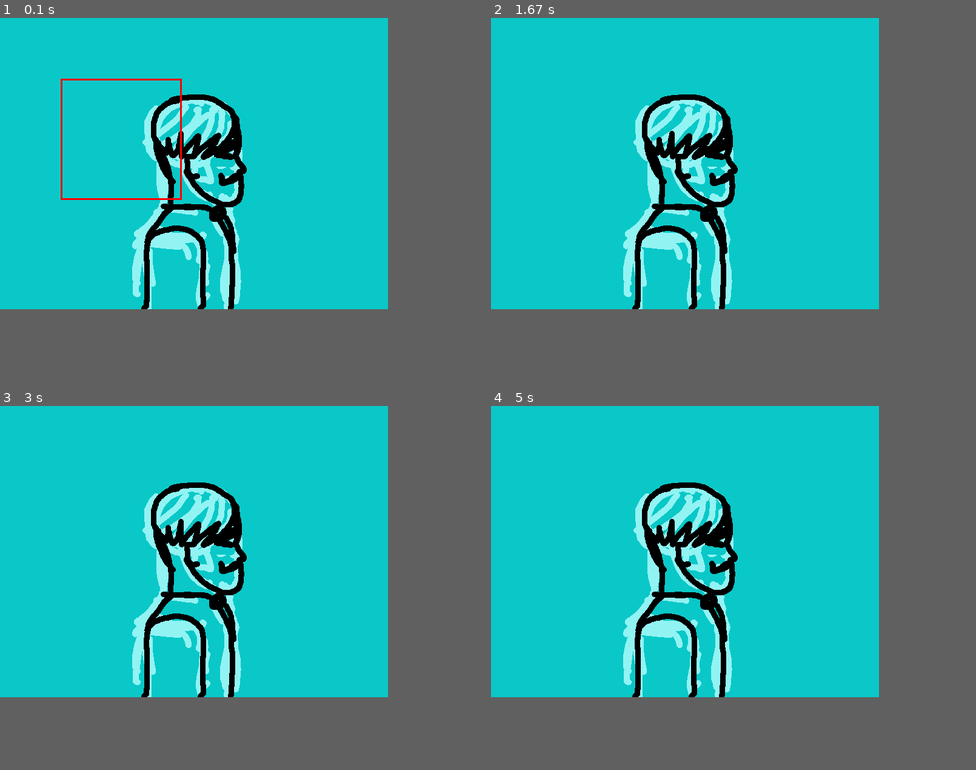
Above: before the commit, frames 1-4 (two rows, left to right).
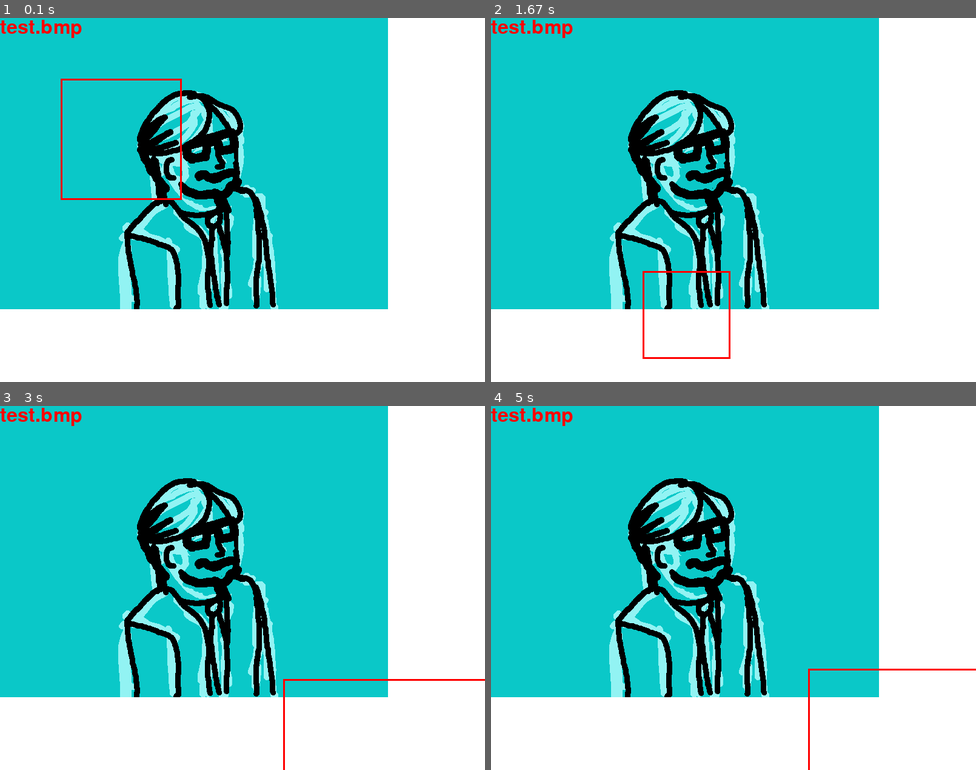
Above: after the commit, the same moments.

Repository: trabitboy/batch_resizer_poc
Game: pygame game, started from batchresize.py
Two runs of this game, one before a commit and one after it. Both use one fixed random seed, a clock stepped at 60 frames per second and the inputs below.
Inputs (mouse positions are in pixels of both pictures, inside the frame that each line leads up to):
- Up to frame 1 (0.1 s): no input
- Up to frame 2 (1.67 s): press the mouse at (617, 203) at 0.37 s; move the mouse to (699, 243) at 0.47 s; release the mouse at (782, 280) at 0.6 s; tap Space at 0.67 s; click (718, 181) at 1.05 s; click (641, 272) at 1.38 s
- Up to frame 3 (3 s): click (392, 580) at 1.72 s; click (106, 646) at 2.05 s; click (58, 689) at 2.38 s; click (281, 679) at 2.72 s
- Up to frame 4 (5 s): click (689, 624) at 3.05 s; click (738, 518) at 3.38 s; click (631, 602) at 3.72 s; click (743, 719) at 4.05 s; click (665, 456) at 4.38 s; click (806, 668) at 4.72 s
The window is 640x480 before the commit and 800x600 after it. Grey fills any space a smaller window leaves; there, only what the larger window draws over its background counts as a difference.

The runs differ from the first frame. In frame 1, 9.7% of the frame differs, in the area x 0-58%, y 0-80%; in frame 2, 10%; in frame 3, 10%, in the area x 0-100%, y 0-100%; in frame 4, 10%.

Commit message:
selection save and scale

Diff:
--- a/batchresize.py
+++ b/batchresize.py
@@ -1,43 +1,75 @@
 # 15 min
 # +10 min
 # +20 min
+# + 40 min
+
+#TODO
+# scale down picture larger than viewport,
+# determine zoom level
+# select based on zoom level
+# navigate to next slot
 
 #poc for the great M
 import pygame
 from pygame.locals import *
 
 
-WIDTH=640
-HEIGHT=480
+WIDTH=800
+HEIGHT=600
 
 pygame.init()
 DISPLAYSURF = pygame.display.set_mode((WIDTH, HEIGHT))
 WHITE = (255, 255, 255)
 RED = (255, 0, 0)
 
+BASICFONT = pygame.font.Font('freesansbold.ttf', 32)
+
 selection=pygame.Rect(100,100,200,200);
+
 
 
 #poc, pic list here
 piclist=["test.bmp","test2.bmp","test3.bmp"]
 
-currentpicname=piclist[1]
+num=0
+currentpicname=piclist[num]
+print(currentpicname)
+
+msg = BASICFONT.render(currentpicname, True, RED)
 
 currentsurf=pygame.image.load(currentpicname)
 
-bgRect=pygame.Rect(0,0,640,480);
+bgRect=pygame.Rect(0,0,WIDTH,HEIGHT);
 
+##tmpBeforeScale=None
 
 def goToNextPic():
     print("saving then changing slot")
+    tmpBeforeScale=pygame.Surface((selection.w,selection.w))
+    tmpBeforeScale.blit(currentsurf,
+                        (0,0),
+                        selection
+                         )
+    pygame.image.save(tmpBeforeScale,"outbefscale.bmp")
+##    tmpScaled=pygam
+    tmpScaled=pygame.transform.scale(tmpBeforeScale,(600,600))
+    pygame.image.save(tmpScaled,"outscaled.bmp")
+
     #TODO resize save
+##    pygame.transform.scale()
 
     #TODO move slot
+##    currentpicname=piclist[num]
+##
+##    msg = BASICFONT.render(currentpicname, True, RED)
+##
+##    currentsurf=pygame.image.load(currentpicname)
 
 def displayUI():
     DISPLAYSURF.fill(WHITE)
     DISPLAYSURF.blit(currentsurf,bgRect)
     pygame.draw.rect(DISPLAYSURF,RED,selection,3)
+    DISPLAYSURF.blit(msg,(0,0))
     pygame.display.update()
 
 running=True
@@ -59,21 +91,22 @@
 
         elif event.type == MOUSEMOTION:
             print("mouse button move")
-    ##        self.quit=True
-            #terminate()
-    # Possible joystick actions: JOYAXISMOTION JOYBALLMOTION JOYBUTTONDOWN JOYBUTTONUP JOYHATMOTION
-    #            elif event.type == JOYBUTTONDOWN:
-            #print("Joystick button pressed.")
-    #           elif event.type == pygame.JOYBUTTONUP:
-            #print("Joystick button released.")
+            pos=pygame.mouse.get_pos()
+            tw=pos[0]-selection.x
+            th=pos[1]-selection.y
+
+            tgt=None
+            if tw>=th :
+                tgt=tw
+            else:
+                tgt=th
+            selection.h=tgt
+            selection.w=tgt
         elif event.type == MOUSEBUTTONUP:
             print("mouse button up")
-            pos=pygame.mouse.get_pos()
-            selection.w=pos[0]-selection.x
-            selection.h=pos[1]-selection.y
+##            pos=pygame.mouse.get_pos()
+##            selection.w=pos[0]-selection.x
+##            selection.h=pos[1]-selection.y
         elif event.type == KEYDOWN:
-            if event.key == ( K_f):
+            if event.key == ( K_SPACE):
                 goToNextPic()
-#                send_to_arduino(ser,'f')
-##            elif event.key == (K_j):
-##                send_to_arduino(ser,'j')
Binary file added: test3.bmp
